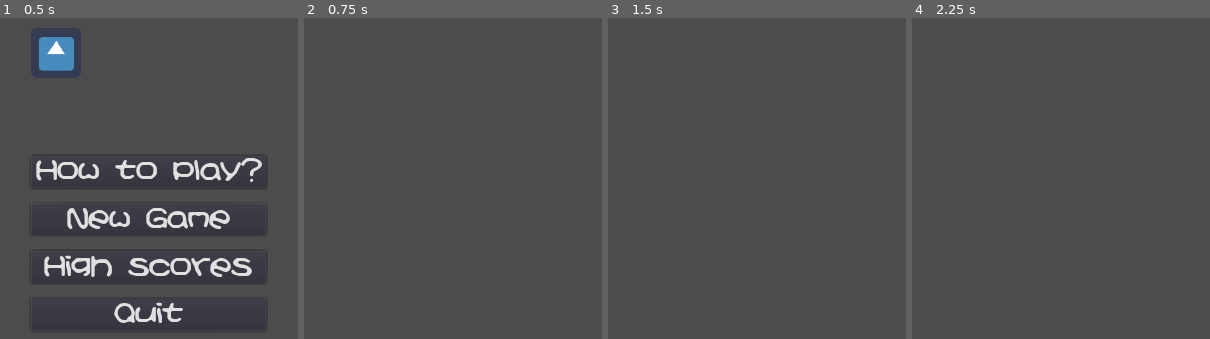
Above: before the commit, frames 1-4 (left to right).
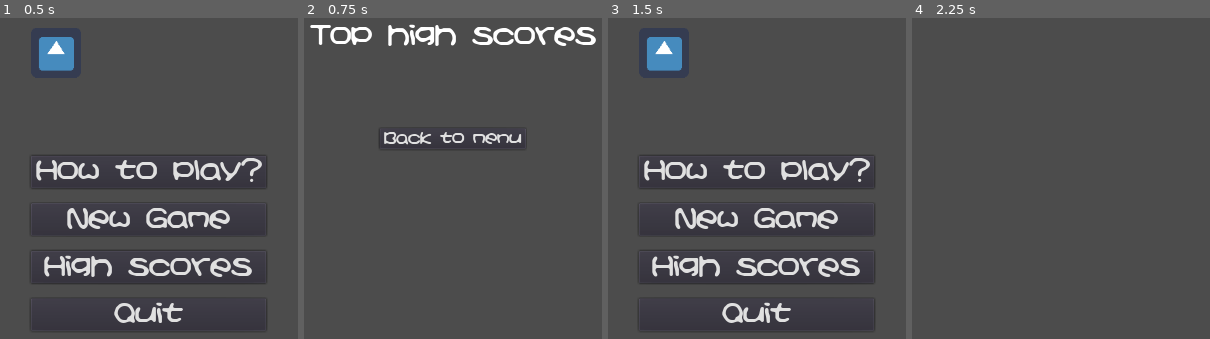
Above: after the commit, the same moments.

Repository: mikkpr/LD42
Game: Godot game, scene res://Scenes/MainMenu.tscn
The game is run twice, just before and just after one commit, with the same random seed, the same clock (stepped at 60 frames per second) and the same inputs. The engine's default icon, where the game draws it, is replaced by a stand-in: a white triangle on a blue panel in a dark square.
Inputs (mouse positions are in pixels of both pictures, inside the frame that each line leads up to):
- Up to frame 1 (0.5 s): no input
- Up to frame 2 (0.75 s): click "High scores" at 0.5 s
- Up to frame 3 (1.5 s): click (757, 139) at 1.25 s, where only the run after the commit has a clickable "Back to menu"
- Up to frame 4 (2.25 s): click (1061, 220) at 2 s, where only the run after the commit has a clickable "New Game"

Frame 1 is identical in both runs. In frame 2, 3.4% of the frame differs, in the area x 2-98%, y 1-41%; in frame 3, 8.4%, in the area x 10-90%, y 5-98%; in frame 4, nothing differs.
Error after the commit: Invalid call. Nonexistent function 'size' in base 'Nil'. (res://Scenes/HighScores.gd:11)

Commit message:
Add high score scene and connect it to the main menu button

Diff:
--- /dev/null
+++ b/Fonts/Kirbyss24.tres
@@ -0,0 +1,11 @@
+[gd_resource type="DynamicFont" load_steps=2 format=2]
+
+[ext_resource path="res://Fonts/kirbyss.ttf" type="DynamicFontData" id=1]
+
+[resource]
+
+size = 24
+use_mipmaps = false
+use_filter = false
+font_data = ExtResource( 1 )
+_sections_unfolded = [ "Font", "Settings" ]
--- /dev/null
+++ b/Scenes/HighScoreRow.tscn
@@ -0,0 +1,85 @@
+[gd_scene load_steps=2 format=2]
+
+[ext_resource path="res://Fonts/Kirbyss24.tres" type="DynamicFont" id=1]
+
+[node name="HighScoreRow" type="MarginContainer"]
+
+anchor_left = 0.0
+anchor_top = 0.0
+anchor_right = 1.0
+anchor_bottom = 1.0
+rect_pivot_offset = Vector2( 0, 0 )
+rect_clip_content = false
+mouse_filter = 0
+mouse_default_cursor_shape = 0
+size_flags_horizontal = 1
+size_flags_vertical = 1
+custom_constants/margin_right = 50
+custom_constants/margin_top = 10
+custom_constants/margin_left = 50
+custom_constants/margin_bottom = 10
+_sections_unfolded = [ "custom_constants" ]
+
+[node name="Container" type="GridContainer" parent="." index="0"]
+
+anchor_left = 0.0
+anchor_top = 0.0
+anchor_right = 0.0
+anchor_bottom = 0.0
+margin_left = 389.0
+margin_top = 10.0
+margin_right = 634.0
+margin_bottom = 590.0
+rect_pivot_offset = Vector2( 0, 0 )
+rect_clip_content = false
+mouse_filter = 1
+mouse_default_cursor_shape = 0
+size_flags_horizontal = 6
+size_flags_vertical = 1
+custom_constants/vseparation = 50
+custom_constants/hseparation = 50
+columns = 2
+_sections_unfolded = [ "Anchor", "Grow Direction", "Margin", "Size Flags", "custom_constants" ]
+
+[node name="Nickname" type="Label" parent="Container" index="0"]
+
+anchor_left = 0.0
+anchor_top = 0.0
+anchor_right = 0.0
+anchor_bottom = 0.0
+margin_right = 116.0
+margin_bottom = 22.0
+rect_pivot_offset = Vector2( 0, 0 )
+rect_clip_content = false
+mouse_filter = 2
+mouse_default_cursor_shape = 0
+size_flags_horizontal = 1
+size_flags_vertical = 4
+custom_fonts/font = ExtResource( 1 )
+text = "Nickname"
+percent_visible = 1.0
+lines_skipped = 0
+max_lines_visible = -1
+_sections_unfolded = [ "custom_fonts" ]
+
+[node name="Score" type="Label" parent="Container" index="1"]
+
+anchor_left = 0.0
+anchor_top = 0.0
+anchor_right = 0.0
+anchor_bottom = 0.0
+margin_left = 166.0
+margin_right = 245.0
+margin_bottom = 22.0
+rect_pivot_offset = Vector2( 0, 0 )
+rect_clip_content = false
+mouse_filter = 2
+mouse_default_cursor_shape = 0
+size_flags_horizontal = 1
+size_flags_vertical = 4
+custom_fonts/font = ExtResource( 1 )
+text = "Score"
+percent_visible = 1.0
+lines_skipped = 0
+max_lines_visible = -1
+_sections_unfolded = [ "custom_fonts" ]
--- /dev/null
+++ b/Scenes/HighScores.gd
@@ -0,0 +1,22 @@
+extends Node
+
+onready var ScoreRow = preload("res://Scenes/HighScoreRow.tscn")
+onready var scoresContainer = $MarginContainer/Scores
+onready var networking = $Networking
+
+func _ready():
+	var scoreValues = networking.listScores()
+	var maxScores = 5
+
+	for i in range(clamp(scoreValues.size(), 0, maxScores)):
+		var score = scoreValues[i]
+		var nickname = score.nickname
+		var value = score.score
+		var scoreRow = ScoreRow.instance()
+
+		scoreRow.find_node("Nickname").text = nickname
+		scoreRow.find_node("Score").text = value
+		scoresContainer.add_child(scoreRow)
+
+func _on_BackButton_pressed():
+	get_tree().change_scene("res://Scenes/MainMenu.tscn")
--- /dev/null
+++ b/Scenes/HighScores.tscn
@@ -0,0 +1,117 @@
+[gd_scene load_steps=5 format=2]
+
+[ext_resource path="res://Scenes/HighScores.gd" type="Script" id=1]
+[ext_resource path="res://Fonts/Kirbyss40.tres" type="DynamicFont" id=2]
+[ext_resource path="res://Fonts/Kirbyss24.tres" type="DynamicFont" id=3]
+[ext_resource path="res://Scripts/Networking.gd" type="Script" id=4]
+
+[node name="HighScores" type="MarginContainer"]
+
+anchor_left = 0.0
+anchor_top = 0.0
+anchor_right = 1.0
+anchor_bottom = 1.0
+rect_pivot_offset = Vector2( 0, 0 )
+rect_clip_content = false
+mouse_filter = 0
+mouse_default_cursor_shape = 0
+size_flags_horizontal = 2
+size_flags_vertical = 1
+custom_constants/margin_right = 100
+custom_constants/margin_top = 100
+custom_constants/margin_left = 100
+custom_constants/margin_bottom = 100
+script = ExtResource( 1 )
+_sections_unfolded = [ "Anchor", "Grow Direction", "Margin", "Rect", "Size Flags", "custom_constants" ]
+
+[node name="MarginContainer" type="VBoxContainer" parent="." index="0"]
+
+anchor_left = 0.0
+anchor_top = 0.0
+anchor_right = 0.0
+anchor_bottom = 0.0
+margin_left = 100.0
+margin_top = 100.0
+margin_right = 924.0
+margin_bottom = 500.0
+rect_pivot_offset = Vector2( 0, 0 )
+rect_clip_content = false
+mouse_filter = 1
+mouse_default_cursor_shape = 0
+size_flags_horizontal = 1
+size_flags_vertical = 1
+custom_constants/separation = 50
+alignment = 0
+_sections_unfolded = [ "custom_constants" ]
+
+[node name="Label" type="Label" parent="MarginContainer" index="0"]
+
+anchor_left = 0.0
+anchor_top = 0.0
+anchor_right = 0.0
+anchor_bottom = 0.0
+margin_right = 824.0
+margin_bottom = 36.0
+rect_pivot_offset = Vector2( 0, 0 )
+rect_clip_content = false
+mouse_filter = 2
+mouse_default_cursor_shape = 0
+size_flags_horizontal = 1
+size_flags_vertical = 4
+custom_fonts/font = ExtResource( 2 )
+text = "Top high scores"
+align = 1
+percent_visible = 1.0
+lines_skipped = 0
+max_lines_visible = -1
+_sections_unfolded = [ "custom_fonts" ]
+
+[node name="Scores" type="VBoxContainer" parent="MarginContainer" index="1"]
+
+anchor_left = 0.0
+anchor_top = 0.0
+anchor_right = 0.0
+anchor_bottom = 0.0
+margin_top = 86.0
+margin_right = 824.0
+margin_bottom = 86.0
+rect_pivot_offset = Vector2( 0, 0 )
+rect_clip_content = false
+mouse_filter = 1
+mouse_default_cursor_shape = 0
+size_flags_horizontal = 1
+size_flags_vertical = 1
+alignment = 0
+
+[node name="BackButton" type="Button" parent="MarginContainer" index="2"]
+
+anchor_left = 0.0
+anchor_top = 0.0
+anchor_right = 0.0
+anchor_bottom = 0.0
+margin_left = 314.0
+margin_top = 136.0
+margin_right = 509.0
+margin_bottom = 164.0
+rect_pivot_offset = Vector2( 0, 0 )
+rect_clip_content = false
+focus_mode = 2
+mouse_filter = 0
+mouse_default_cursor_shape = 0
+size_flags_horizontal = 4
+size_flags_vertical = 1
+custom_fonts/font = ExtResource( 3 )
+toggle_mode = false
+enabled_focus_mode = 2
+shortcut = null
+group = null
+text = "Back to menu"
+flat = false
+align = 1
+_sections_unfolded = [ "Size Flags", "custom_fonts" ]
+
+[node name="Networking" type="Node" parent="." index="1"]
+
+script = ExtResource( 4 )
+
+[connection signal="pressed" from="MarginContainer/BackButton" to="." method="_on_BackButton_pressed"]
--- a/Scripts/MainMenu.gd
+++ b/Scripts/MainMenu.gd
@@ -16,5 +16,4 @@
 
 
 func _on_HighScoresButton_pressed():
-	#get_tree().change_scene("res://Scenes/HighScores.tscn")
-	pass
+	get_tree().change_scene("res://Scenes/HighScores.tscn")
--- a/Scripts/Networking.gd
+++ b/Scripts/Networking.gd
@@ -1,3 +1,4 @@
+extends Node
 
 var urlBase = "http://ludumdare.nikitech.eu"
 var listUrl = "/list_scores.php"
